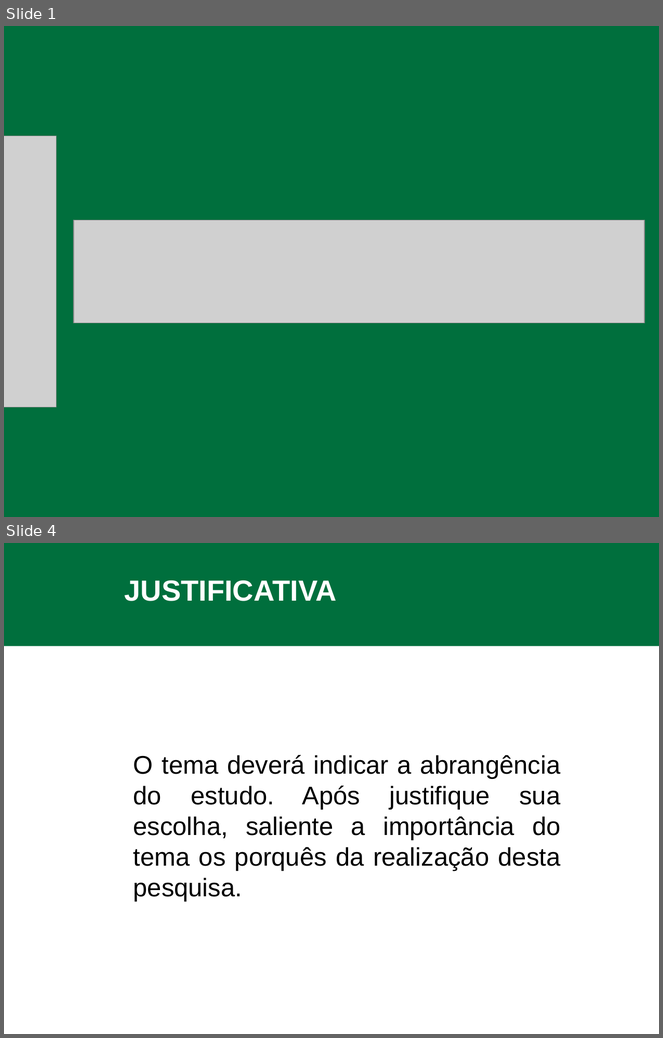
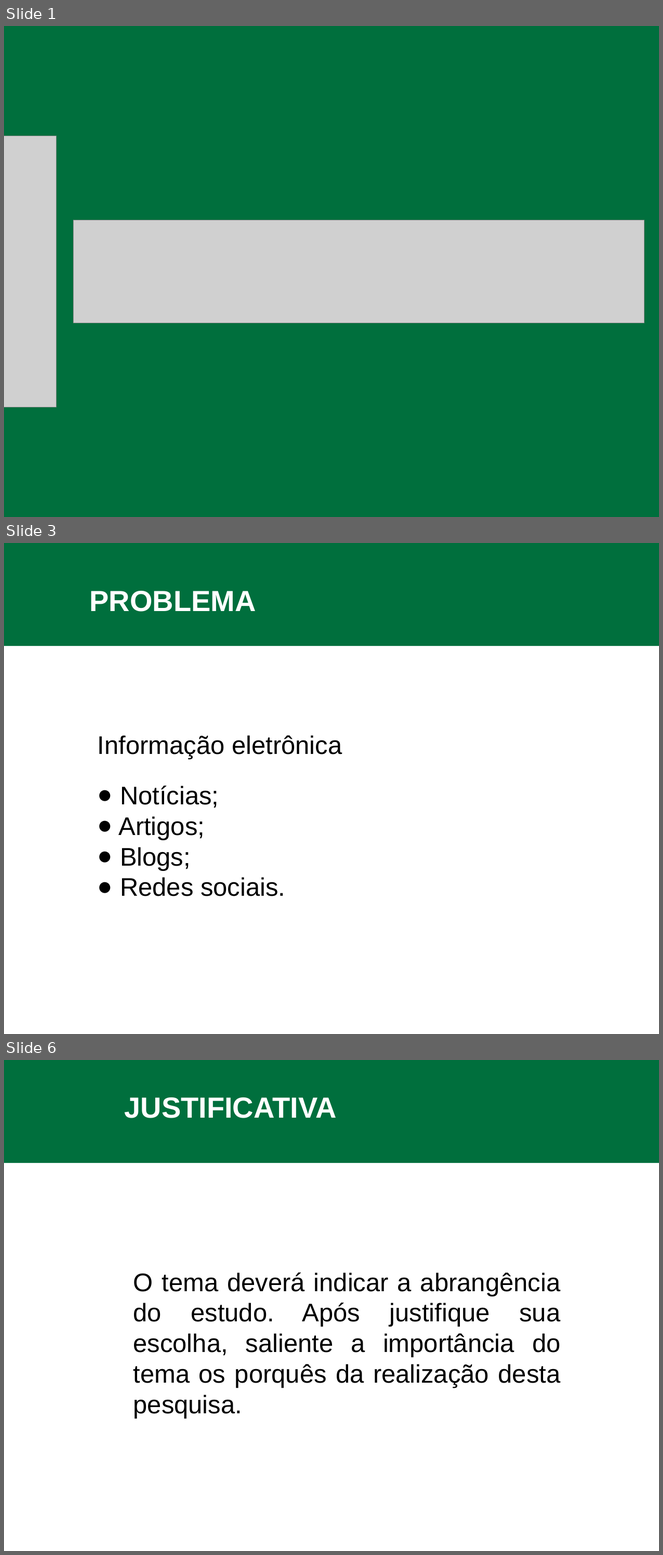
Before and after one commit to feliperuhland/tcc, a slide deck: apresentacao_preprojeto.pptx. Shown one above the other, each under a label of ours: slides 1 and 4 before the commit, slides 1, 3 and 6 after it; the slides between them are not shown. The pictures are 663x1038 and 663x1555 pixels, drawn with LibreOffice and Linux fonts; fonts in the diff are those of the drawing; grey boxes stand for pictures; background and template pictures are left out. Boxes give left, top, right and bottom in pixels: in the first picture for what was removed or moved away, otherwise in the second. Text is boxed around its words. In the diff, an @@ line names an element or a change of style, - is before the commit and + after.

Commit message:
problema

```diff
--- a/apresentacao_preprojeto.pptx
+++ b/apresentacao_preprojeto.pptx
@@ slide 3 added at [4,543,659,1034], background #FFFFFF; not listed: 1 template element that a slide beside it also shows @@
@@ text added at [89,591,256,612], 32 pt, text #FFFFFF, bold @@
+PROBLEMA
@@ text added at [98,735,342,897], 28 pt, text #000000 @@
+Informação eletrônica
+● Notícias;
+● Artigos;
+● Blogs;
+● Redes sociais.
@@ what was slide 4 is now slide 6 @@
```
Also in this commit, not shown: 2 slides changed, 3 other slides added, 2 slides removed.
